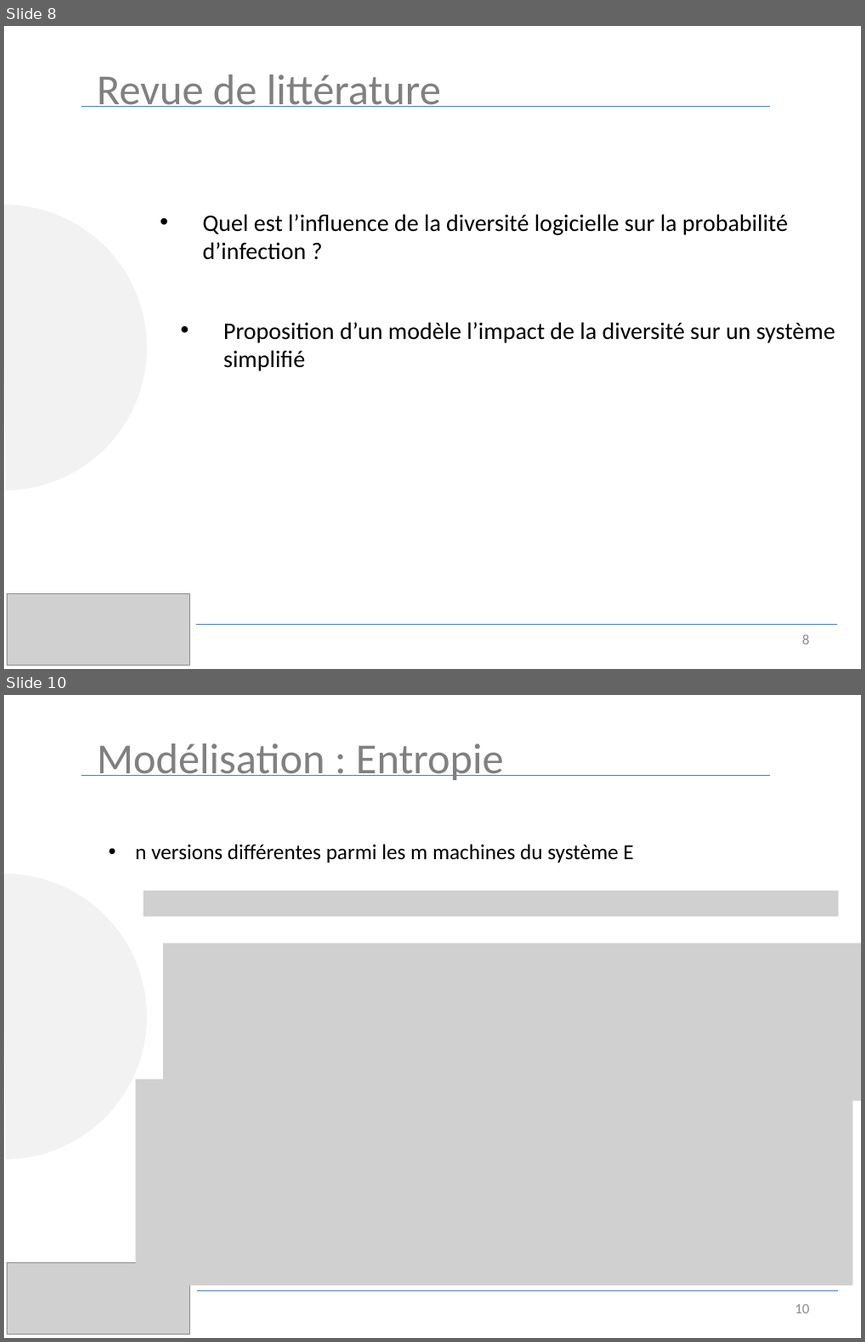
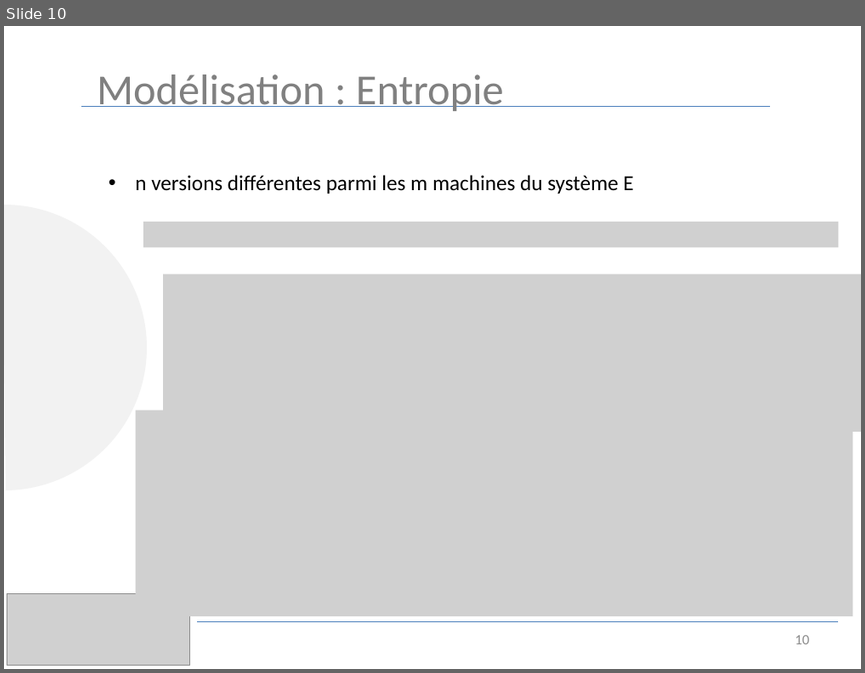
Before and after one commit to luinaudt/inf6422, a slide deck: lab3/presentation.pptx. Shown one above the other, each under a label of ours: slides 8 and 10 before the commit, slide 10 after it; the slides between them are not shown. The pictures are 865x1342 and 865x673 pixels, drawn with LibreOffice and Linux fonts; fonts in the diff are those of the drawing; grey boxes stand for pictures. Boxes give left, top, right and bottom in pixels: in the first picture for what was removed or moved away, otherwise in the second. Text is boxed around its words. In the diff, an @@ line names an element or a change of style, - is before the commit and + after.

```diff
--- a/lab3/presentation.pptx
+++ b/lab3/presentation.pptx
@@ slide 8 removed at (4,26,861,669), background #FFFFFF @@
@@ text removed at (97,74,441,107) @@
-Revue de littérature
@@ line removed from (82, 107) to (770, 107) @@
@@ arc (boxed as its full ellipse) removed at (4,204,146,489) @@
@@ text removed at (203,214,788,260) @@
-• Quel est l’influence de la diversité logicielle sur la probabilité d’infection ?
@@ text removed at (223,322,835,371) @@
-• Proposition d’un modèle l’impact de la diversité sur un système simplifié
@@ picture removed at (7,593,190,664) @@
@@ line removed from (196, 624) to (837, 624) @@
@@ page number removed at (802,634,809,644) @@
-8
```
Also in this commit, not shown: 16 slides changed, 6 slides added, 3 other slides removed.
